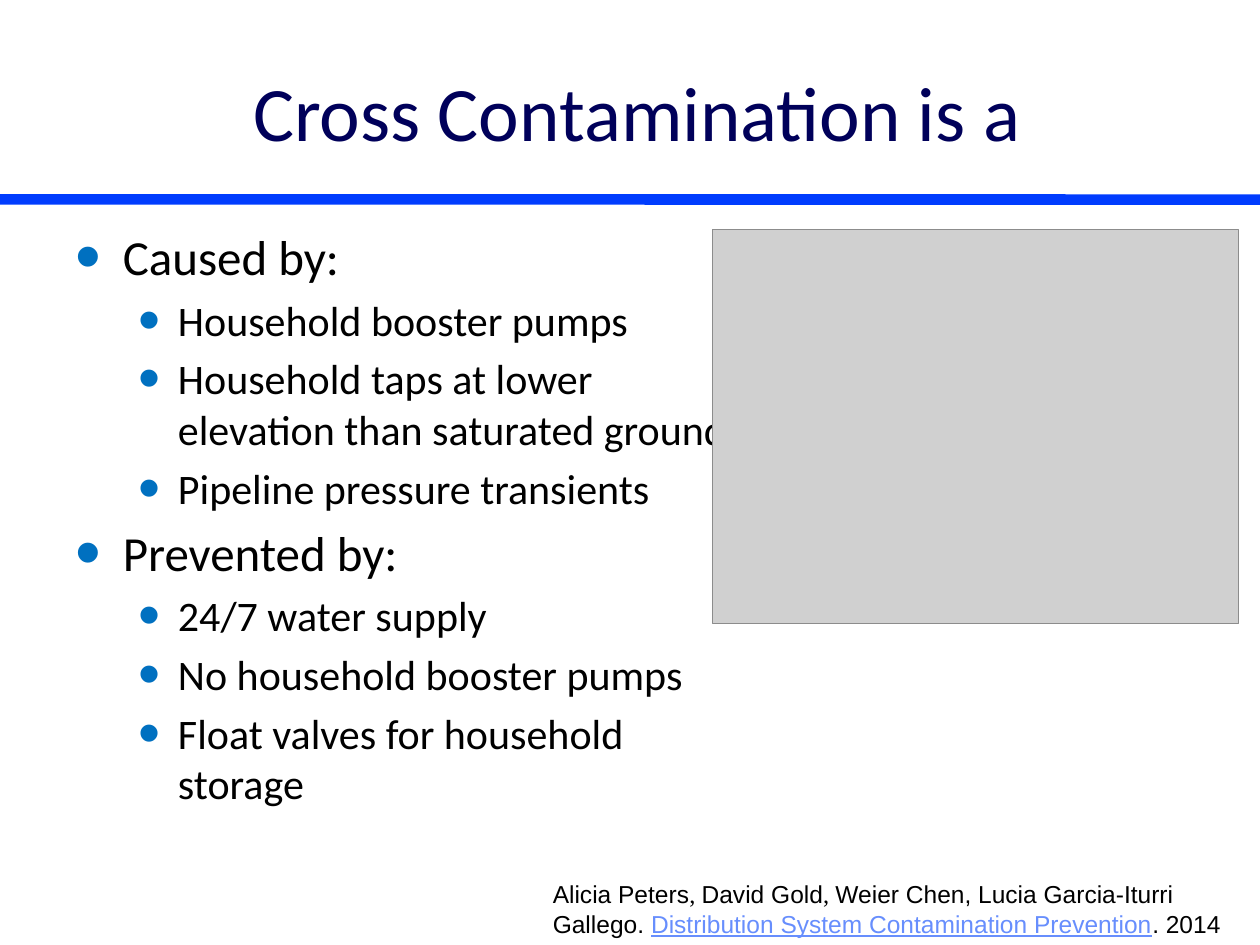
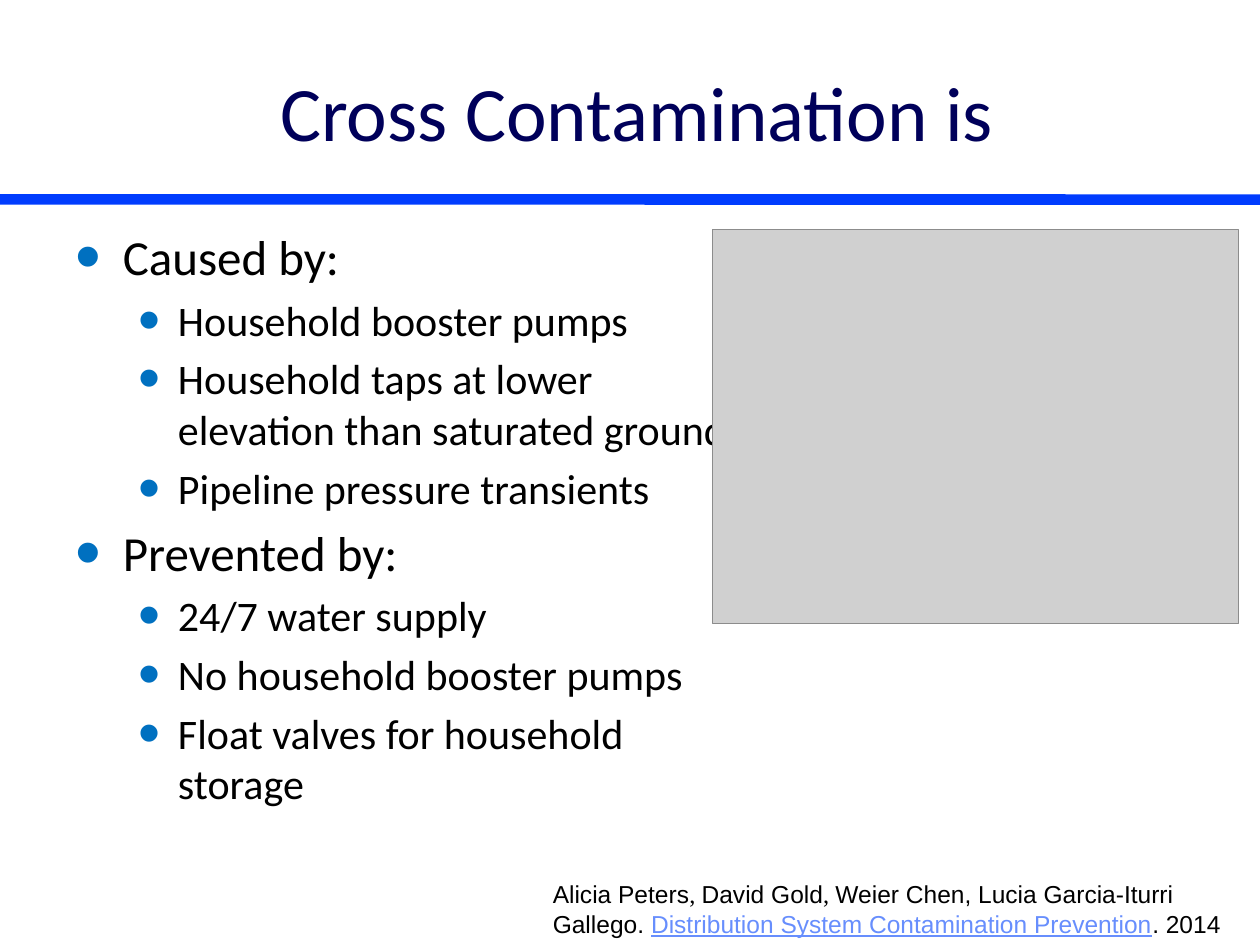
Before and after one commit to AguaClara/SWOT, a slide deck: slide 10 of Lectures/In Class/Disinfection.pptx. Drawn at 1260x945 pixels with LibreOffice and Linux fonts; fonts in the diff are those of the drawing; grey boxes stand for pictures. Boxes give left, top, right and bottom in pixels: in the first picture for what was removed or moved away, otherwise in the second. Text is boxed around its words. In the diff, an @@ line names an element or a change of style, - is before the commit and + after.

```diff
--- a/Lectures/In Class/Disinfection.pptx
+++ b/Lectures/In Class/Disinfection.pptx
@@ title at (x1=280, y1=87, x2=993, y2=142): text changed @@
-Cross Contamination is a
+Cross Contamination is
```
Also in this commit, not shown: 2 other slides changed, 1 slide added.
